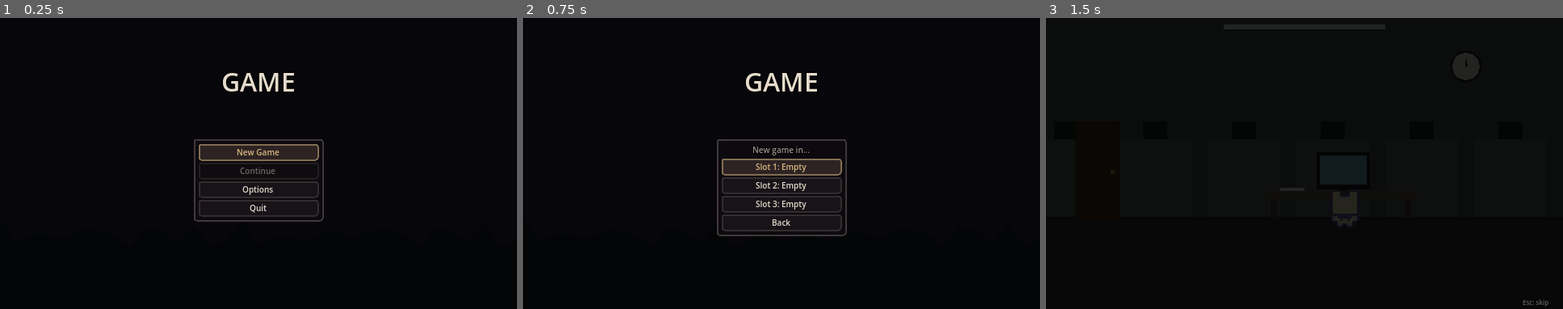
Above: before the commit, frames 1-3 (left to right).
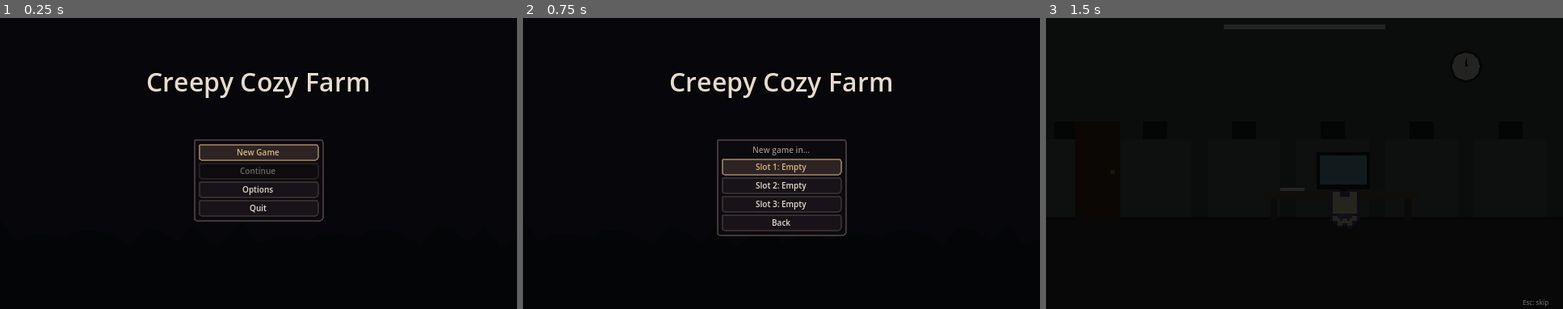
Above: after the commit, the same moments.

Repository: LukeCheese-17/2D-Farming-Game
Game: Godot game, scene res://scene/menus/title.tscn
Two runs of this game, one before a commit and one after it. Both use one fixed random seed, a clock stepped at 60 frames per second and the inputs below.
Inputs:
- Up to frame 1 (0.25 s): no input
- Up to frame 2 (0.75 s): click "New Game" at 0.5 s
- Up to frame 3 (1.5 s): click "Slot 1: Empty" at 1.25 s

The runs differ from the first frame. In frame 1, 1.3% of the frame differs, in the area x 28-72%, y 18-28%; in frame 2, 1.3%; in frame 3, nothing differs.

Commit message:
Show the game's name on the title screen
Replaces the GAME placeholder with Creepy Cozy Farm.

Co-Authored-By: Claude Opus 5.5 <noreply@anthropic.com>

Diff:
--- a/scene/menus/title.gd
+++ b/scene/menus/title.gd
@@ -37,16 +37,15 @@
 	_eyes.modulate = Color(1, 0.9, 0.7, 0.0)
 	add_child(_eyes)
 
-	# Placeholder name until the game has a real one.
 	var title := Label.new()
-	title.text = "GAME"
+	title.text = "Creepy Cozy Farm"
 	title.add_theme_font_size_override("font_size", 32)
 	title.add_theme_color_override("font_color", UITheme.TEXT)
 	title.add_theme_constant_override("outline_size", 6)
 	title.horizontal_alignment = HORIZONTAL_ALIGNMENT_CENTER
 	title.set_anchors_preset(Control.PRESET_CENTER_TOP)
-	title.position = Vector2(-160, 56)
-	title.size = Vector2(320, 44)
+	title.position = Vector2(-300, 56)
+	title.size = Vector2(600, 44)
 	add_child(title)
 
 	var panel := PanelContainer.new()
